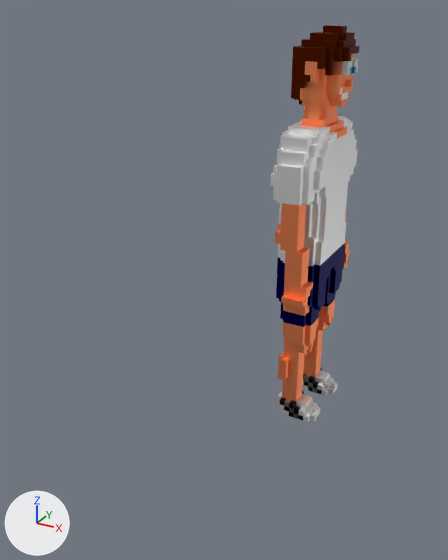
The glTF model src/objects/Voxels/SamWaving.glb, before and after one commit.
Camera for both pictures: a camera (50 mm lens) standing at (1.77, -2.45, 2.84) and looking at (0.18, 0.43, 1.4). Lighting does not change. The marker at lower left points along +X, +Y and +Z. Where no turn or scale is listed for an object, it has been applied to the vertices. Vertices at the same position are counted once.

Script lines for the objects in view, before the commit:
```python
mat_palettemat = principled_material('palettemat')
mat_palettemat.texture = img_sam  # with its transparency
mat_palettemat.metallic = 1.0
mat_palettemat.roughness = 0.553
me_unamedmesh = bpy.data.meshes.new('unamedmesh')
me_unamedmesh.from_pydata(...)  # 1111 vertices, 2220 faces; spans x 0.52..0.79, y 0.21..1.03, z 0.64..2.76
me_unamedmesh.materials.append(mat_palettemat)  # picture img_sam
ob_unamed = bpy.data.objects.new('unamed', me_unamedmesh)
ob_unamed.location = (0.0, 0.0, 0.0)
```
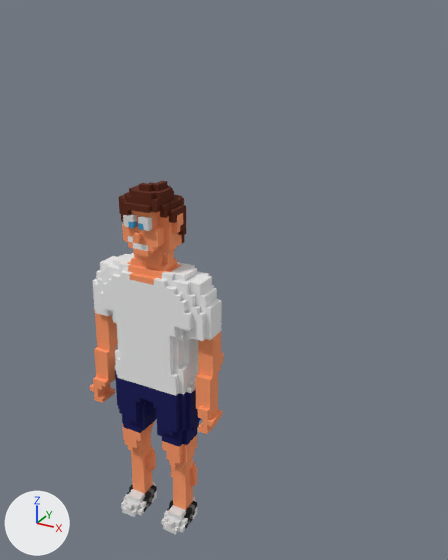
Where the newer file only moved an object's origin or applied its transform, the numbers keep the older frame.

The edits, one by one:
In material 'palettemat' (mat_palettemat), metallic goes from 1.0 to 0.0.
Material 'palettemat' (mat_palettemat) changes its picture from img_sam to img_sam.
In material 'palettemat' (mat_palettemat), roughness goes from 0.553 to 1.0.
me_unamedmesh has 1111 vertices, 2220 faces and spans x 0.52..0.79, y 0.21..1.03, z 0.64..2.76.
me_unamedmesh is used by ob_unamed; location (0.0, 0.0, 0.0).
me_unamedmesh part 1: the whole mesh is multiplied about its middle by the matrix ((0.024, 0.971, 0.003), (-0.97, 0.024, 0.022), (0.022, -0.004, 0.971)), then moved by (-0.65, -0.64, -0.67).

Boxes (x1, y1, x2, y2) around the edits, measured in the pictures (448 x 560 px):
'unamed', surface changed, reshaped (48% wider, 11% shorter): before (270, 25, 360, 422); after (89, 181, 223, 534)
